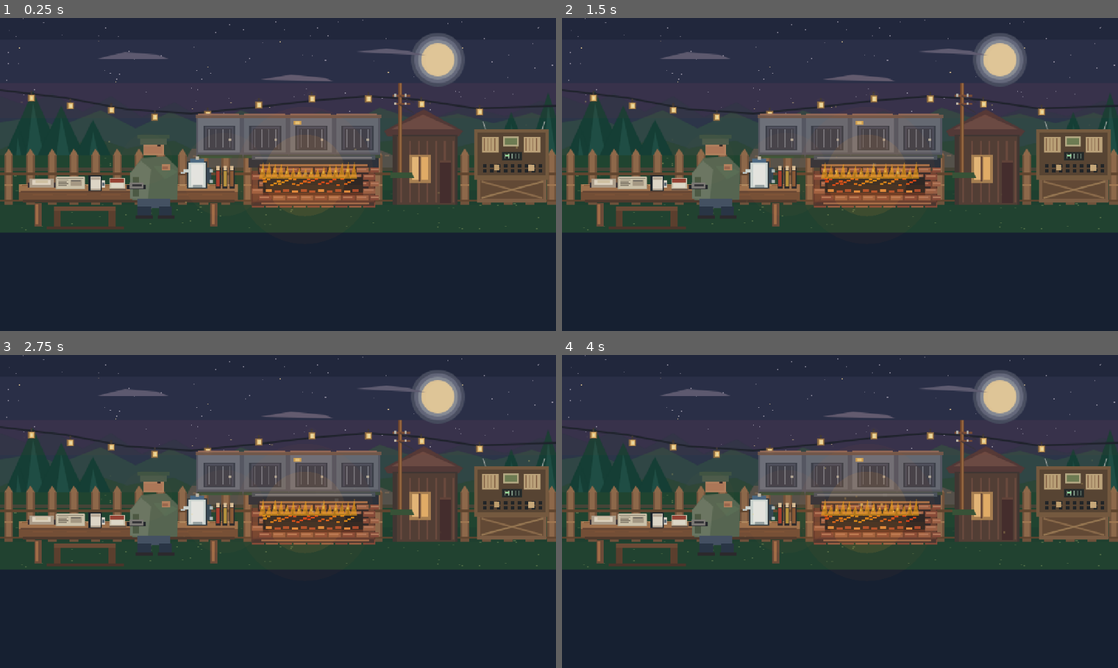
Above: before the commit, frames 1-4 (two rows, left to right).
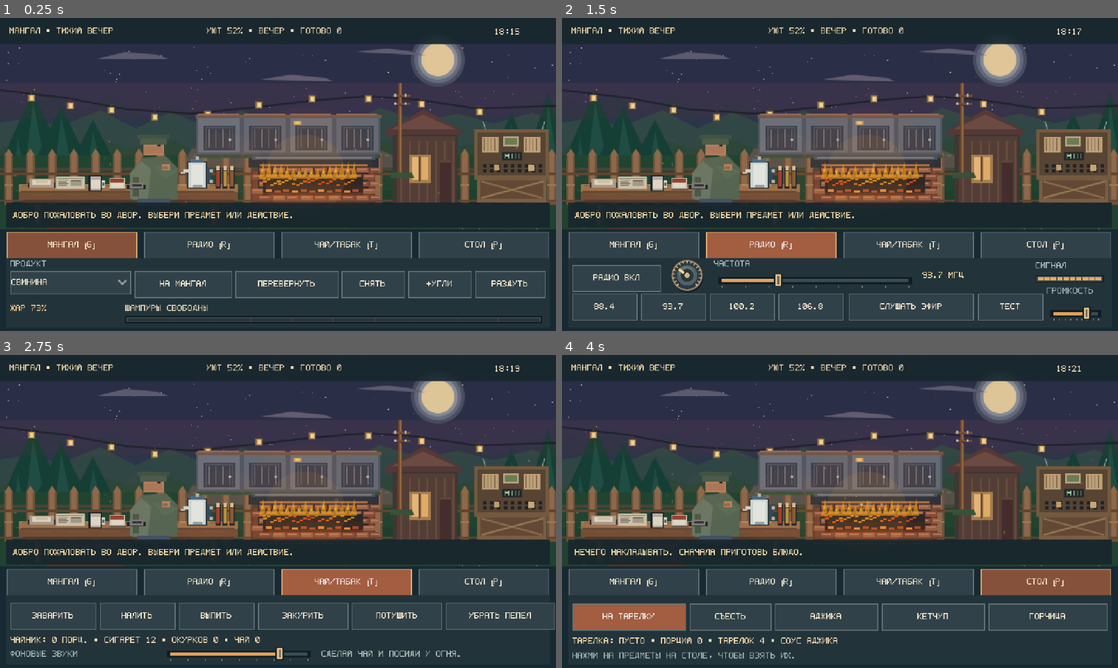
Above: after the commit, the same moments.

Repository: VovaShkrobtak/mangal-tihiy-vecher
Game: Godot game, scene res://scenes/main.tscn
Same seed, same stepped clock (60 frames per second), same inputs: the game is played once before the commit and once after it.
Inputs (mouse positions are in pixels of both pictures, inside the frame that each line leads up to):
- Up to frame 1 (0.25 s): no input
- Up to frame 2 (1.5 s): click (634, 246) at 0.5 s, where only the run after the commit has a clickable "МАНГАЛ [G]"; click (773, 246) at 1.25 s, where only the run after the commit has a clickable "РАДИО [R]"
- Up to frame 3 (2.75 s): click (344, 583) at 2 s, where only the run after the commit has a clickable "ЧАЙ/ТАБАК [T]"
- Up to frame 4 (4 s): click (1045, 583) at 2.75 s, where only the run after the commit has a clickable "СТОЛ [P]"; click (628, 617) at 3.5 s, where only the run after the commit has a clickable "НА ТАРЕЛКУ"

The runs differ from the first frame. In frame 1, 25% of the frame differs, in the area x 0-100%, y 0-98%; in frame 2, 26%, in the area x 0-100%, y 0-97%; in frame 3, 26%; in frame 4, 26%.
Error before the commit: Invalid assignment of property or key 'radio' with value of type 'Node (radio.gd)' on a base object of type 'null instance'. (res://scripts/game.gd:27)

Commit message:
Remove stale VintageRadio node reference after moving radio to standalone Sprite2D

Diff:
--- a/mangal_evening/scripts/game.gd
+++ b/mangal_evening/scripts/game.gd
@@ -8,7 +8,6 @@
 @onready var atmosphere = $Atmosphere
 @onready var table_props = $TableProps
 @onready var radio_indicator = $RadioIndicator
-@onready var vintage_radio = $VintageRadio
 @onready var hud = $HUD
 var ui_tick := 0.0
 
@@ -24,7 +23,6 @@
 	atmosphere.state = state
 	table_props.state = state
 	radio_indicator.radio = radio
-	vintage_radio.radio = radio
 	state.message.connect(_on_message)
 	hud.request.connect(_on_action)
 	hud.setup(state, radio, soundscape)
